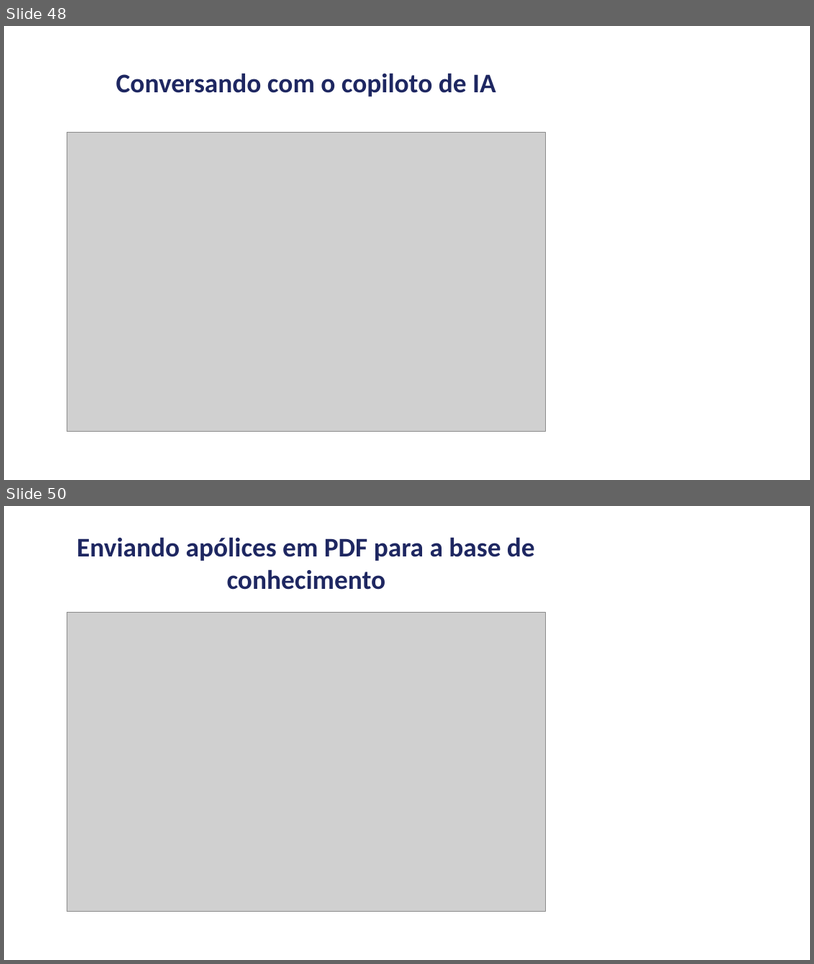
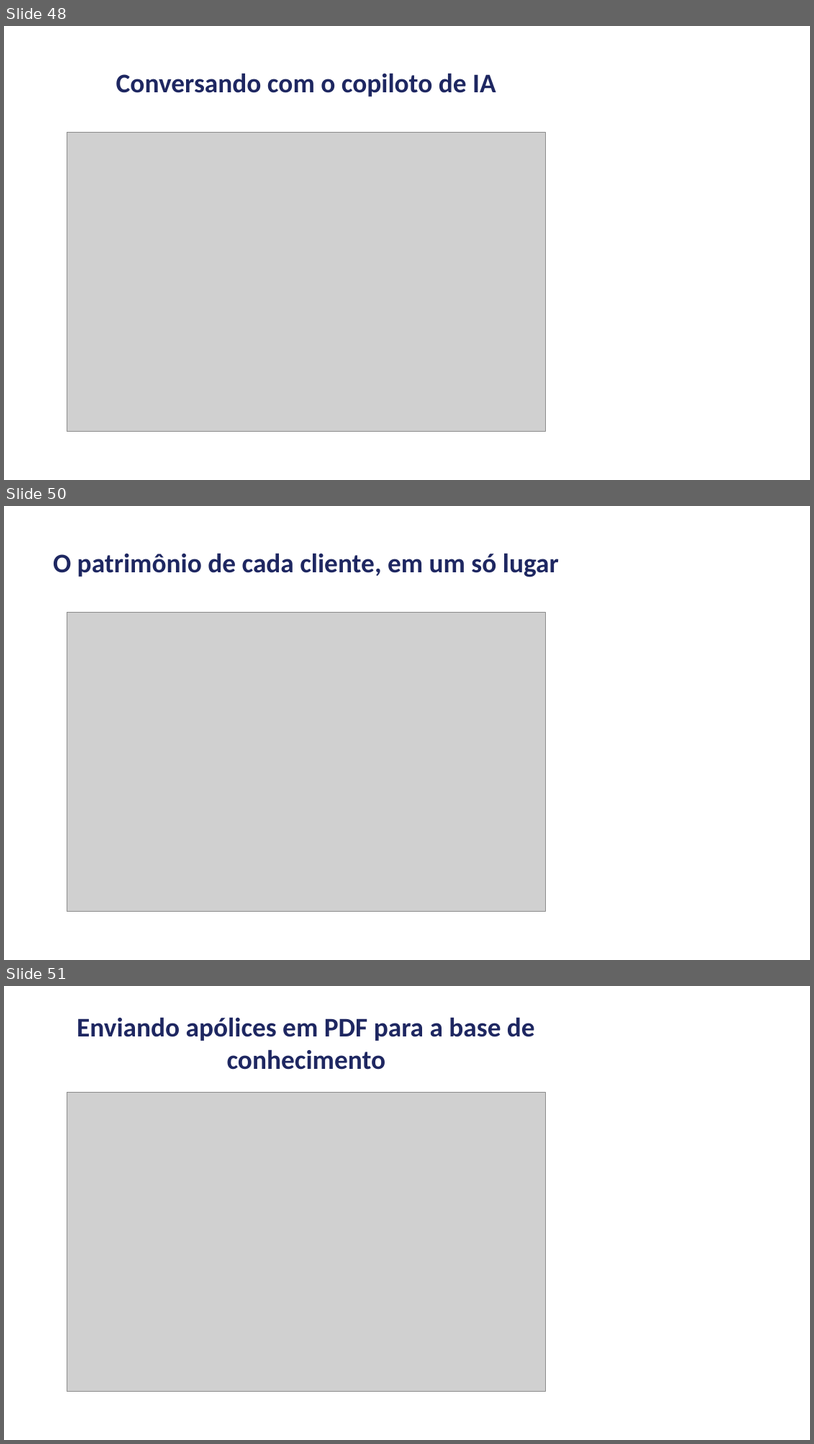
Before and after one commit to andrevberaldo/software-engineering, a slide deck: presentation/apresentacao.pptx. Shown one above the other, each under a label of ours: slides 48 and 50 before the commit, slides 48, 50 and 51 after it; the slides between them are not shown. The pictures are 814x964 and 814x1444 pixels, drawn with LibreOffice and Linux fonts; fonts in the diff are those of the drawing; grey boxes stand for pictures. Boxes give left, top, right and bottom in pixels: in the first picture for what was removed or moved away, otherwise in the second. Text is boxed around its words. In the diff, an @@ line names an element or a change of style, - is before the commit and + after.

```diff
--- a/presentation/apresentacao.pptx
+++ b/presentation/apresentacao.pptx
@@ slide 50 added at [4, 506, 810, 960], background #FFFFFF @@
@@ title added at [53, 553, 559, 577], 32 pt, text #1E2761, bold @@
+O patrimônio de cada cliente, em um só lugar
@@ picture added at [67, 612, 546, 911] @@
@@ what was slide 50 is now slide 51 @@
```
Also in this commit, not shown: 7 other files.
